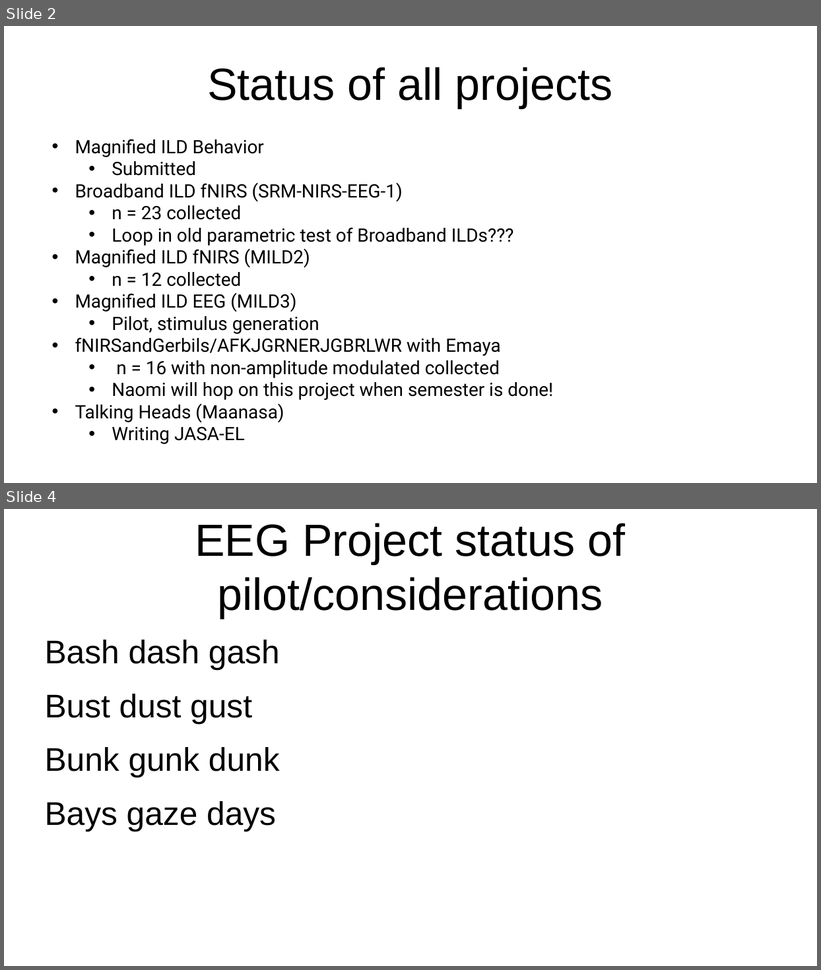
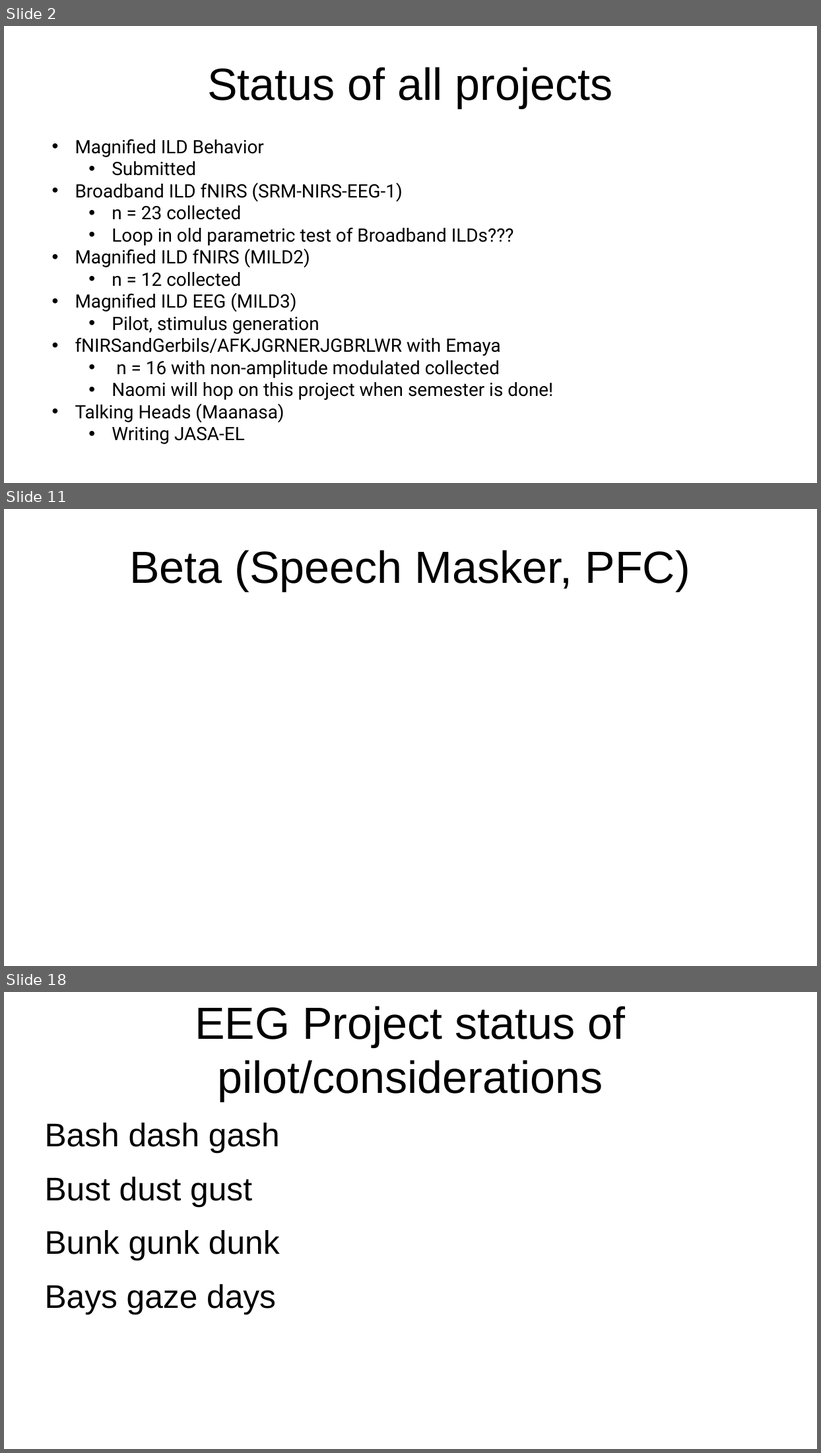
Before and after one commit to brichard28/Broadband-ILD-fNIRS, a slide deck: SRM-NIRS-EEG Update 4-19.pptx. Shown one above the other, each under a label of ours: slides 2 and 4 before the commit, slides 2, 11 and 18 after it; the slides between them are not shown. The pictures are 821x970 and 821x1453 pixels, drawn with LibreOffice and Linux fonts; fonts in the diff are those of the drawing. Boxes give left, top, right and bottom in pixels: in the first picture for what was removed or moved away, otherwise in the second. Text is boxed around its words. In the diff, an @@ line names an element or a change of style, - is before the commit and + after.

```diff
--- a/SRM-NIRS-EEG Update 4-19.pptx
+++ b/SRM-NIRS-EEG Update 4-19.pptx
@@ slide 11 added at bbox=[4, 509, 817, 966], background #FFFFFF @@
@@ title added at bbox=[129, 550, 690, 591], 44 pt, text #000000 @@
+Beta (Speech Masker, PFC)
@@ what was slide 4 is now slide 18 @@
```
Also in this commit, not shown: 1 slide changed, 13 other slides added, 10 other files.
